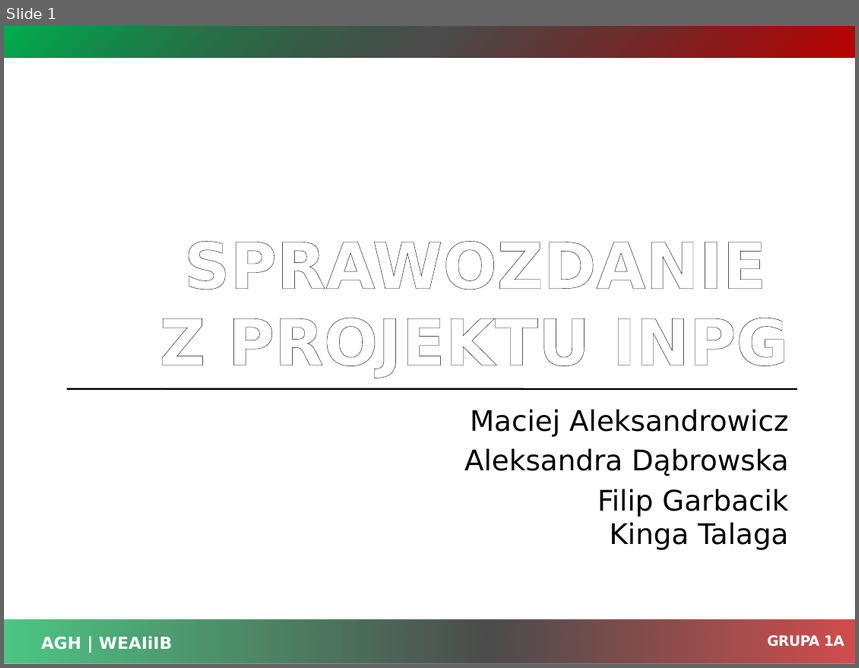
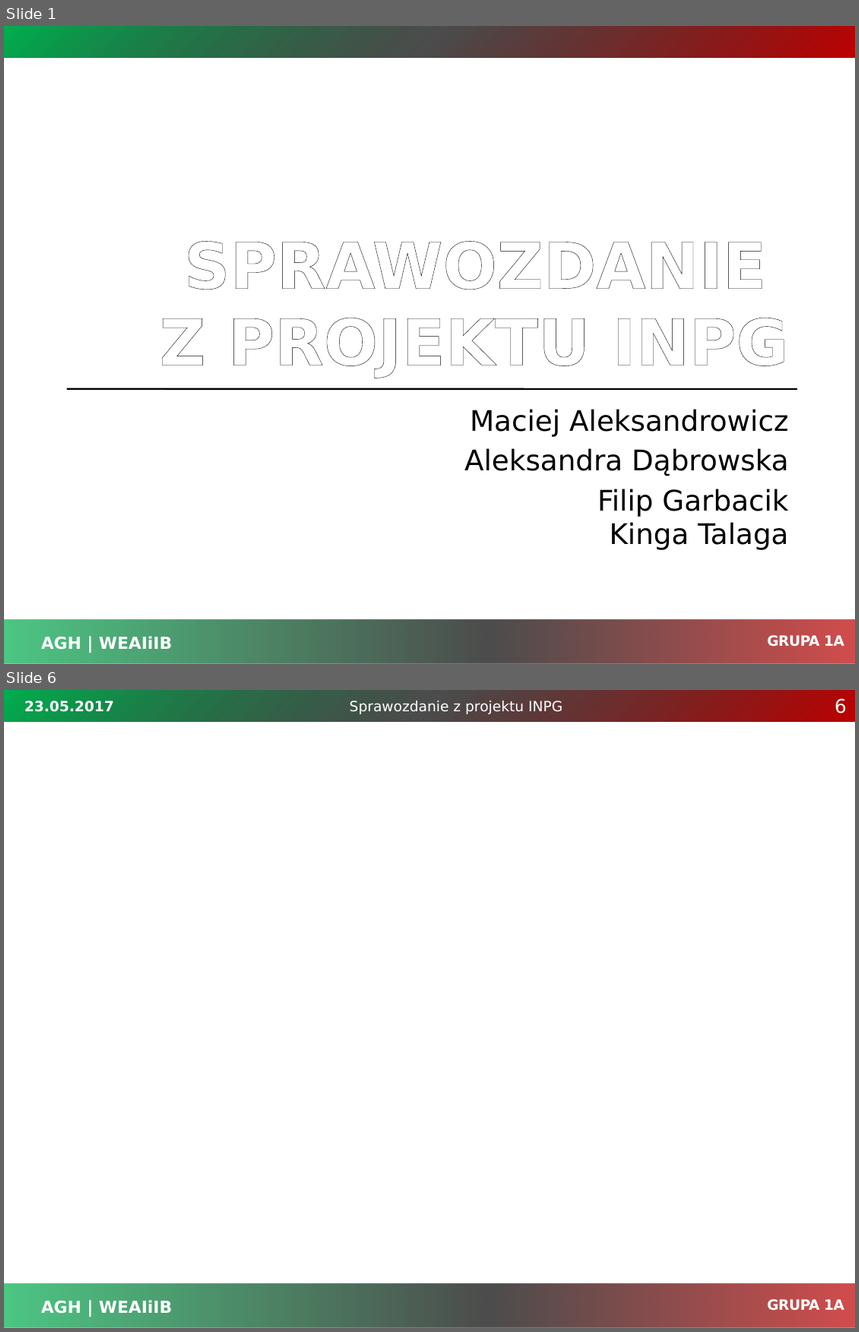
Before and after one commit to hubdworniok/warcaby, a slide deck: Dokumentacja/prezentacja_sprawozdanie.pptx. Shown one above the other, each under a label of ours: slide 1 before the commit, slides 1 and 6 after it; the slides between them are not shown. The pictures are 859x668 and 859x1332 pixels, drawn with LibreOffice and Linux fonts; fonts in the diff are those of the drawing; background and template pictures are left out. Boxes give left, top, right and bottom in pixels: in the first picture for what was removed or moved away, otherwise in the second. Text is boxed around its words. In the diff, an @@ line names an element or a change of style, - is before the commit and + after.

```diff
--- a/Dokumentacja/prezentacja_sprawozdanie.pptx
+++ b/Dokumentacja/prezentacja_sprawozdanie.pptx
@@ slide 6 added at box(4, 690, 855, 1328), background #FFFFFF; not listed: 4 template elements that a slide beside it also shows @@
@@ text added at box(25, 701, 114, 712), 12 pt, text #FFFFFF, bold @@
+23.05.2017
@@ text added at box(350, 701, 563, 714), 12 pt, text #FFFFFF @@
+Sprawozdanie z projektu INPG
@@ page number added at box(835, 698, 847, 714), 16 pt, text #FFFFFF @@
+6
```
Also in this commit, not shown: 7 slides changed, 3 other slides added.
